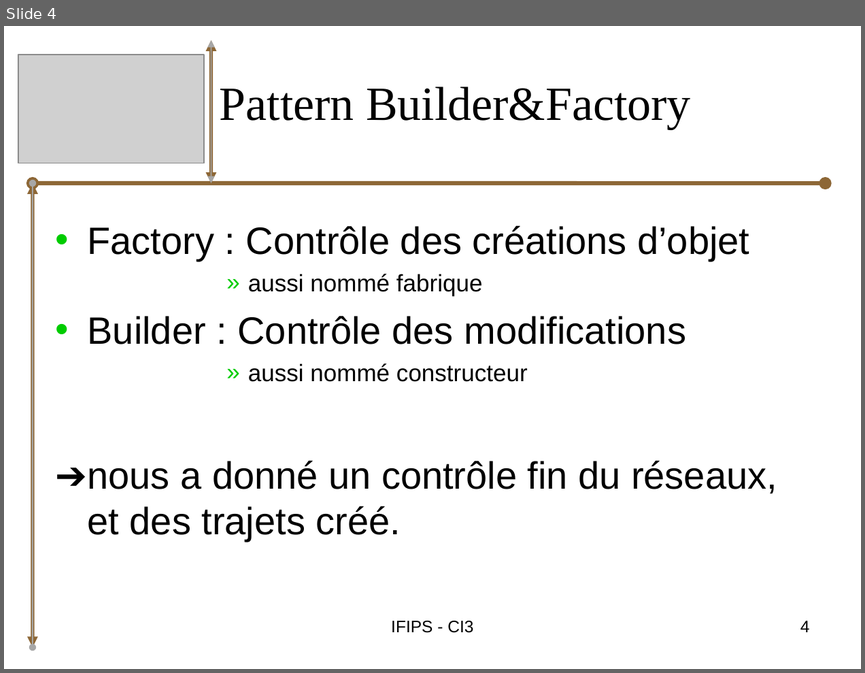
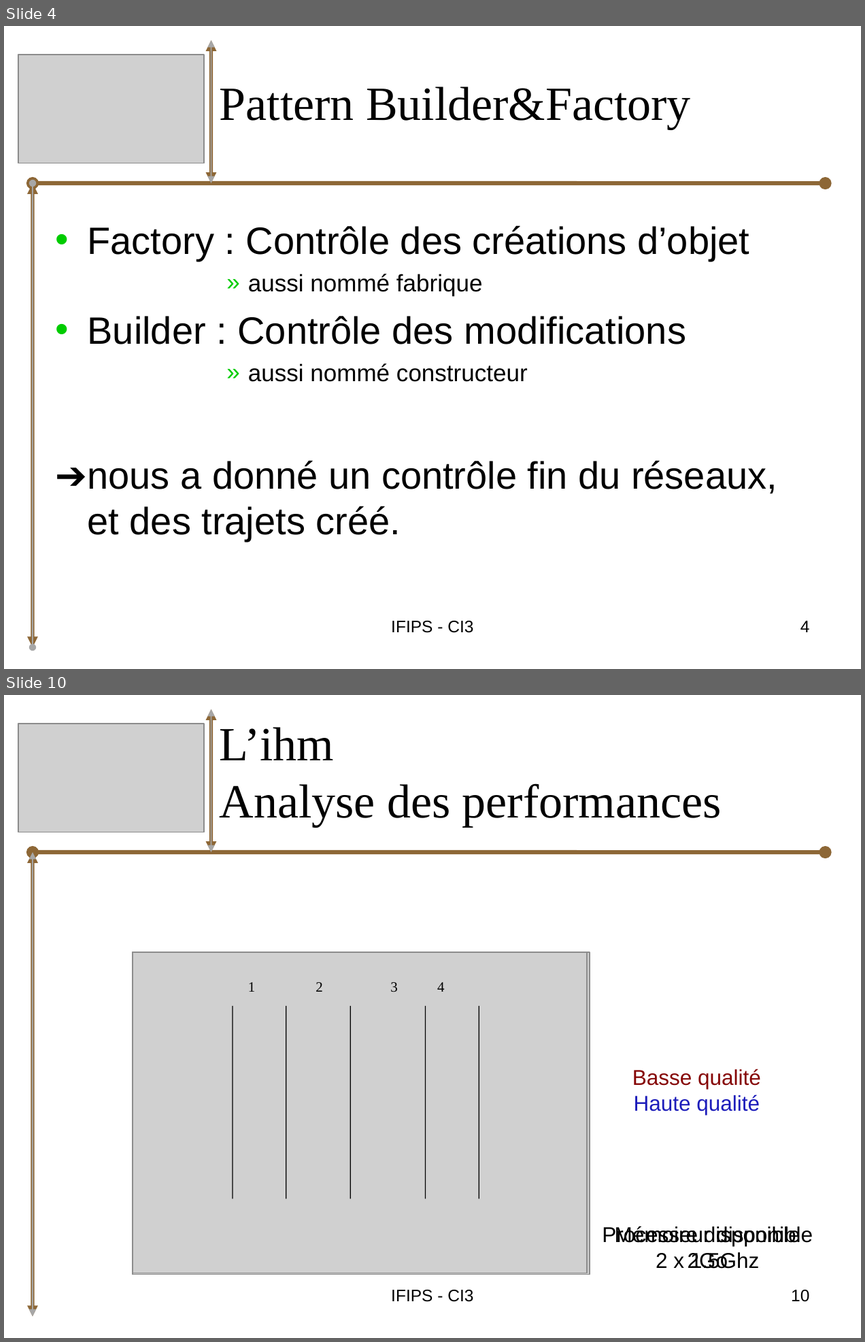
Before and after one commit to bryan-brancotte/projetgl-2008, a slide deck: doc/Soutenance/iGo_Soutenance_Bryan.ppt. Shown one above the other, each under a label of ours: slide 4 before the commit, slides 4 and 10 after it; the slides between them are not shown. The pictures are 865x673 and 865x1342 pixels, drawn with LibreOffice and Linux fonts; fonts in the diff are those of the drawing; grey boxes stand for pictures. Boxes give left, top, right and bottom in pixels: in the first picture for what was removed or moved away, otherwise in the second. Text is boxed around its words. In the diff, an @@ line names an element or a change of style, - is before the commit and + after.

```diff
--- a/doc/Soutenance/iGo_Soutenance_Bryan.ppt
+++ b/doc/Soutenance/iGo_Soutenance_Bryan.ppt
@@ slide 10 added at (4,695,861,1338), background #FFFFFF @@
@@ double arrow added from (211, 852) to (211, 709), #8D6736 3 pt @@
@@ double arrow added from (211, 852) to (211, 709), #A7A7A7 0.99 pt @@
@@ picture added at (18,724,205,831) @@
@@ title added at (220,727,721,826), 40 pt, text #000000 @@
+L’ihm
+Analyse des performances
@@ double arrow added from (33, 852) to (825, 852), #8D6736 3.49 pt @@
@@ double arrow added from (33, 1317) to (33, 852), #8D6736 3 pt @@
@@ double arrow added from (33, 1317) to (33, 852), #A7A7A7 0.99 pt @@
@@ picture added at (133,952,589,1274) @@
@@ picture added at (133,952,587,1272) @@
@@ group added at (232,982,479,1199): 5 lines, 1 text @@
+1 2 3 4
@@ text added at (632,1068,761,1115), 18 pt, text #850505 @@
+Basse qualité
+Haute qualité
@@ text added at (602,1225,813,1268), 18 pt, text #000000 @@
+Processeur disponible
+2 x 1.5Ghz
@@ text added at (615,1225,800,1268), 18 pt, text #000000 @@
+Mémoire disponible
+2Go
@@ text added at (391,1289,473,1302), 14 pt, text #000000 @@
+IFIPS - CI3
@@ page number added at (791,1289,809,1302), 14 pt, text #000000 @@
+10
```
Also in this commit, not shown: 8 slides changed, 3 other files.
